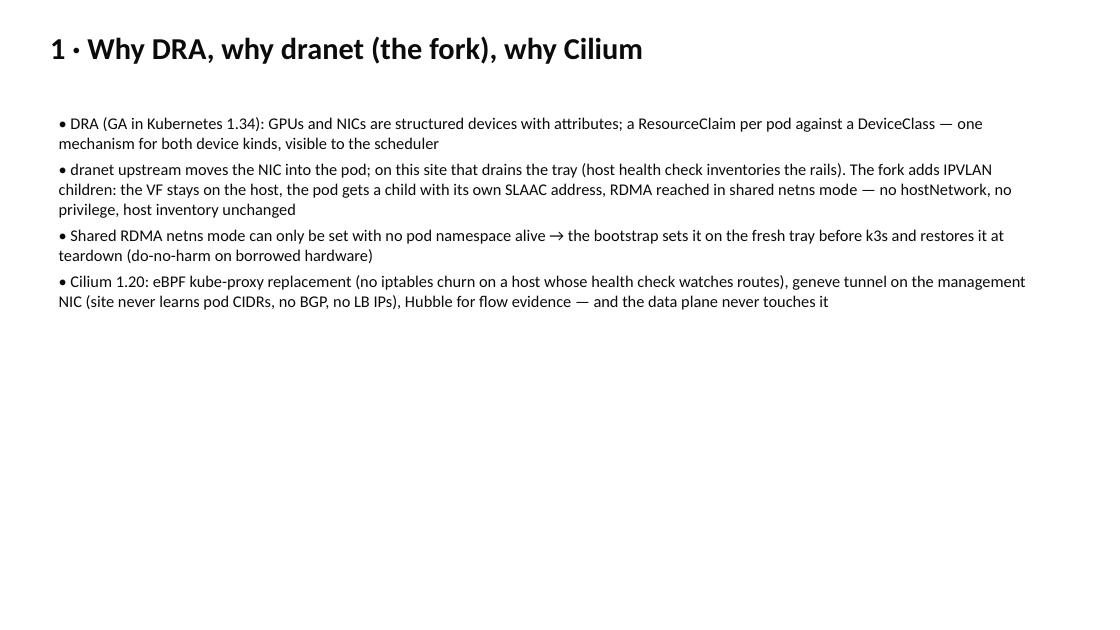
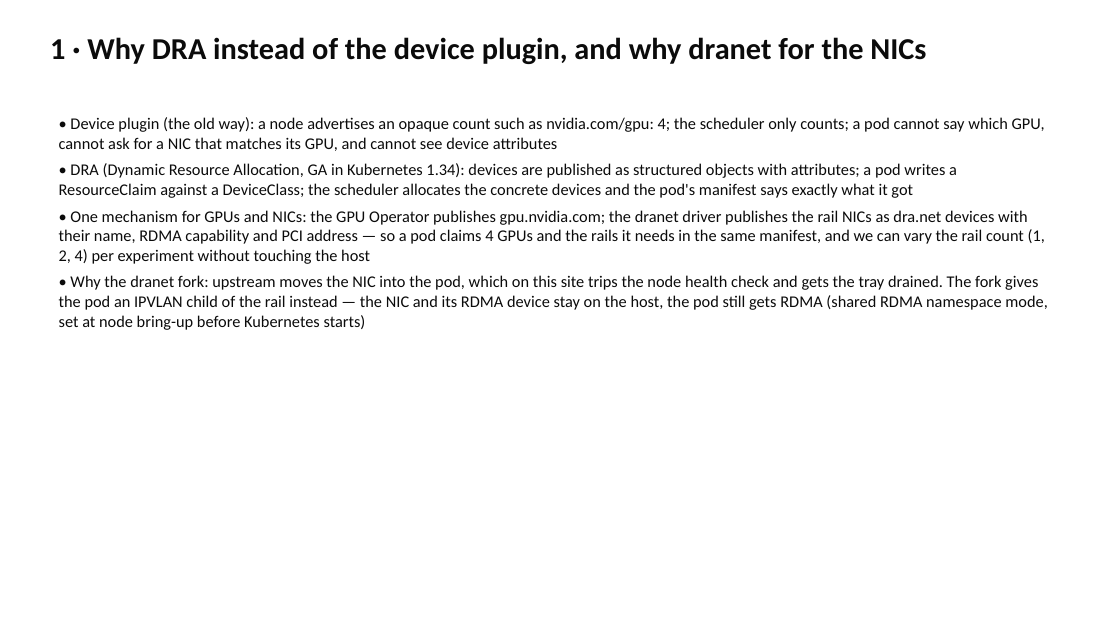
Before and after one commit to drkennetz/nccl_to_training_walkthrough, a slide deck: slide 3 of slides/compass.pptx. Drawn at 1120x630 pixels with LibreOffice and Linux fonts; fonts in the diff are those of the drawing. Boxes give left, top, right and bottom in pixels: in the first picture for what was removed or moved away, otherwise in the second. Text is boxed around its words. In the diff, an @@ line names an element or a change of style, - is before the commit and + after.

```diff
--- a/slides/compass.pptx
+++ b/slides/compass.pptx
@@ text at box(50, 37, 926, 64): text changed @@
-1 · Why DRA, why dranet (the fork), why Cilium
+1 · Why DRA instead of the device plugin, and why dranet for the NICs
@@ text at box(59, 117, 1047, 330): text changed @@
-• DRA (GA in Kubernetes 1.34): GPUs and NICs are structured devices with attributes; a ResourceClaim per pod against a DeviceClass — one mechanism for both device kinds, visible to the scheduler
-• dranet upstream moves the NIC into the pod; on this site that drains the tray (host health check inventories the rails). The fork adds IPVLAN children: the VF stays on the host, the pod gets a child with its own SLAAC address, RDMA reached in shared netns mode — no hostNetwork, no privilege, host inventory unchanged
-• Shared RDMA netns mode can only be set with no pod namespace alive → the bootstrap sets it on the fresh tray before k3s and restores it at teardown (do-no-harm on borrowed hardware)
-• Cilium 1.20: eBPF kube-proxy replacement (no iptables churn on a host whose health check watches routes), geneve tunnel on the management NIC (site never learns pod CIDRs, no BGP, no LB IPs), Hubble for flow evidence — and the data plane never touches it
+• Device plugin (the old way): a node advertises an opaque count such as nvidia.com/gpu: 4; the scheduler only counts; a pod cannot say which GPU, cannot ask for a NIC that matches its GPU, and cannot see device attributes
+• DRA (Dynamic Resource Allocation, GA in Kubernetes 1.34): devices are published as structured objects with attributes; a pod writes a ResourceClaim against a DeviceClass; the scheduler allocates the concrete devices and the pod's manifest says exactly what it got
+• One mechanism for GPUs and NICs: the GPU Operator publishes gpu.nvidia.com; the dranet driver publishes the rail NICs as dra.net devices with their name, RDMA capability and PCI address — so a pod claims 4 GPUs and the rails it needs in the same manifest, and we can vary the rail count (1, 2, 4) per experiment without touching the host
+• Why the dranet fork: upstream moves the NIC into the pod, which on this site trips the node health check and gets the tray drained. The fork gives the pod an IPVLAN child of the rail instead — the NIC and its RDMA device stay on the host, the pod still gets RDMA (shared RDMA namespace mode, set at node bring-up before Kubernetes starts)
```
Also in this commit, not shown: 8 other slides changed, 1 slide added, 3 slides removed, 6 other files.
